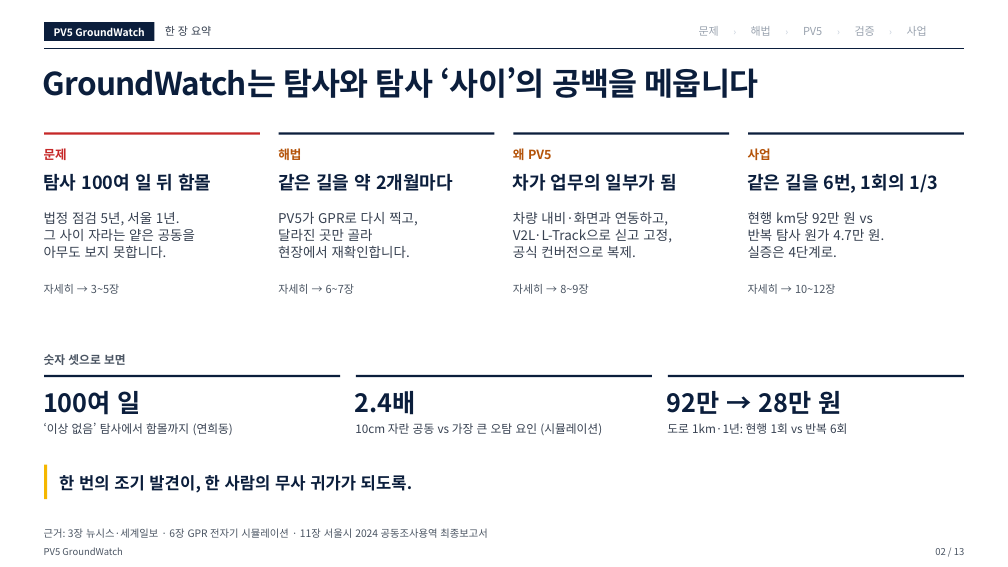
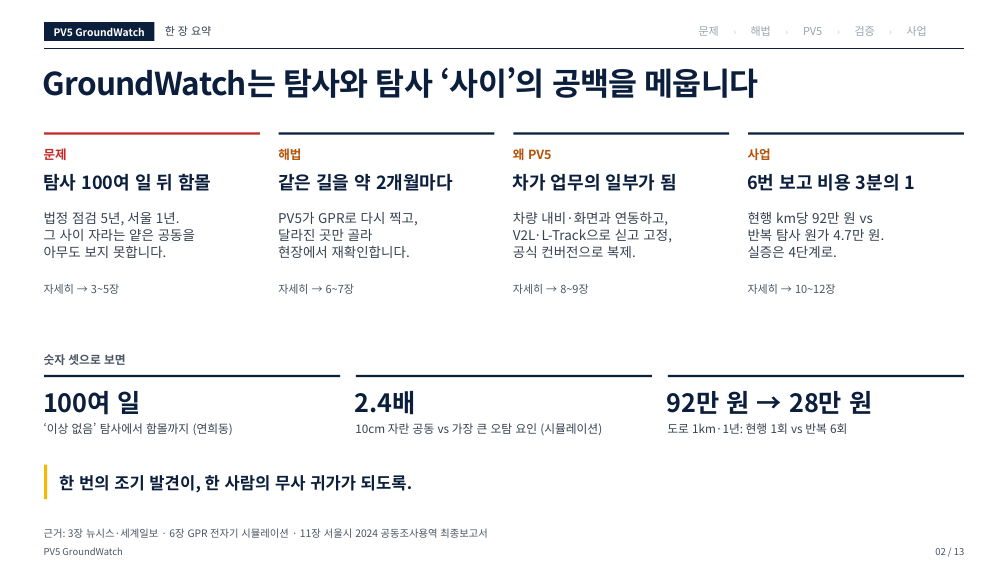
Before and after one commit to woojin-choe/pv5-hose-lab, a slide deck: slide 2 of ppt_all/PV5_GroundWatch_10_22.pptx. Drawn at 1008x567 pixels with LibreOffice and Linux fonts; fonts in the diff are those of the drawing. Boxes give left, top, right and bottom in pixels: in the first picture for what was removed or moved away, otherwise in the second. Text is boxed around its words. In the diff, an @@ line names an element or a change of style, - is before the commit and + after.

```diff
--- a/ppt_all/PV5_GroundWatch_10_22.pptx
+++ b/ppt_all/PV5_GroundWatch_10_22.pptx
@@ text at (x1=747, y1=173, x2=916, y2=191): text changed @@
-같은 길을 6번, 1회의 1/3
+6번 보고 비용 3분의 1
@@ text at (x1=667, y1=391, x2=872, y2=414): text changed @@
-92만 → 28만 원
+92만 원 → 28만 원
```
Also in this commit, not shown: 5 other slides changed, 16 other files.
